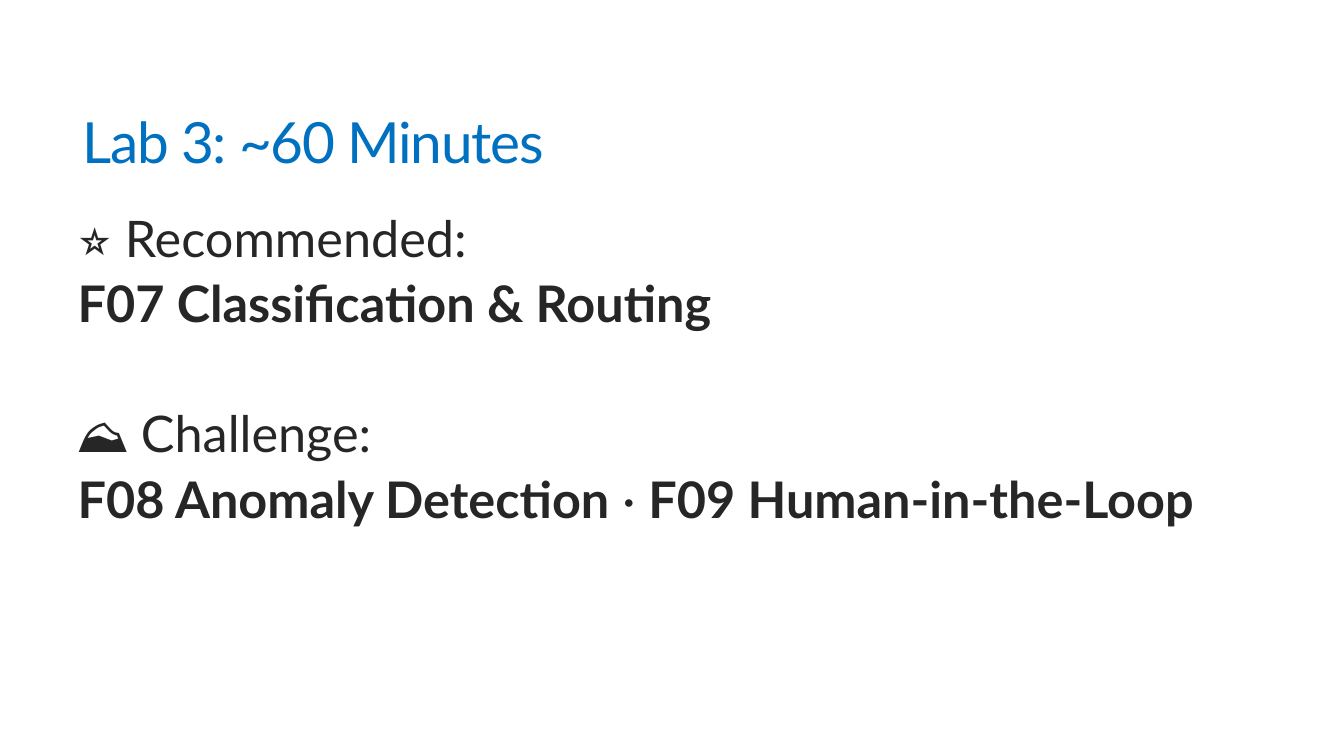
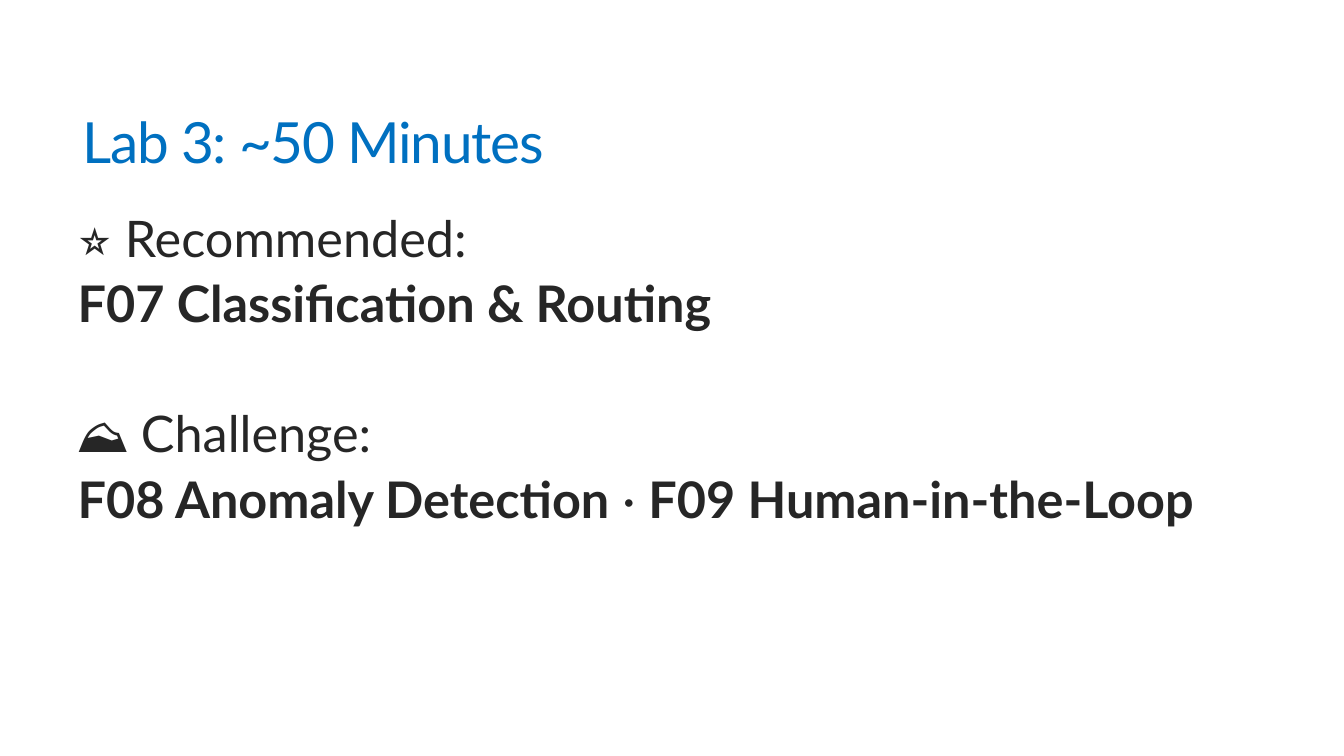
Before and after one commit to trailheadtechnology/10-ai-features-workshop, a slide deck: slide 49 of modules/M3-deciding/M3-deciding.pptx. Drawn at 1344x756 pixels with LibreOffice and Linux fonts; fonts in the diff are those of the drawing. Boxes give left, top, right and bottom in pixels: in the first picture for what was removed or moved away, otherwise in the second. Text is boxed around its words. In the diff, an @@ line names an element or a change of style, - is before the commit and + after.

```diff
--- a/modules/M3-deciding/M3-deciding.pptx
+++ b/modules/M3-deciding/M3-deciding.pptx
@@ title at bbox=[83, 121, 543, 164]: text changed @@
-Lab 3: ~60 Minutes
+Lab 3: ~50 Minutes
```
Also in this commit, not shown: 3 other files.
